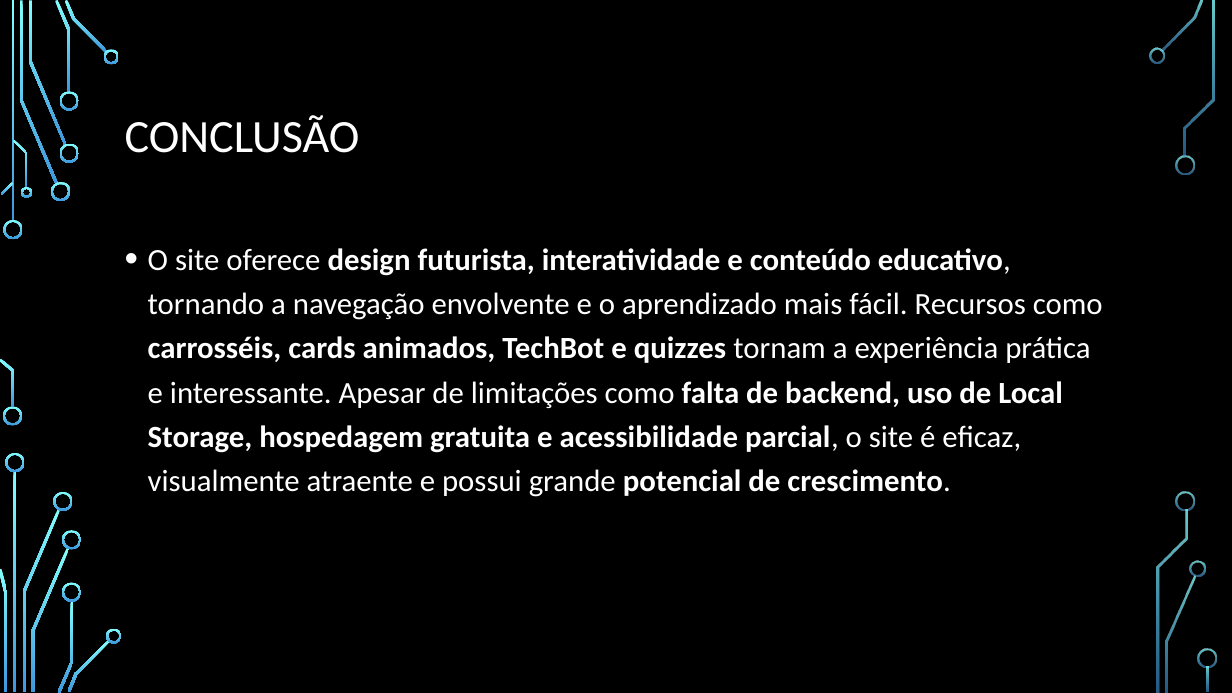
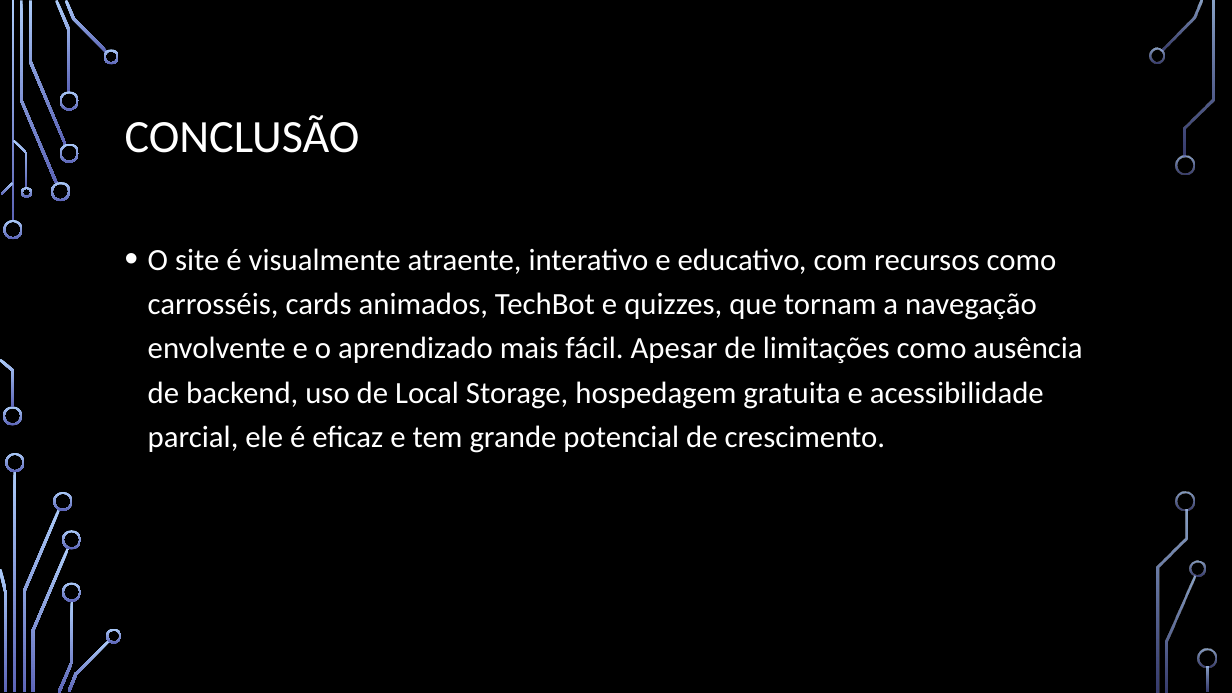
Before and after one commit to arseniosplaneinstein-code/Html-css-java-script, a slide deck: slide 14 of Material/Projecto de TLP/Apresentação/Robotica futurista.pptx. Drawn at 1232x693 pixels with LibreOffice and Linux fonts; fonts in the diff are those of the drawing; background and template pictures are left out. Boxes give left, top, right and bottom in pixels: in the first picture for what was removed or moved away, otherwise in the second. Text is boxed around its words. In the diff, an @@ line names an element or a change of style, - is before the commit and + after.

Commit message:
actualizei o meu site

```diff
--- a/Material/Projecto de TLP/Apresentação/Robotica futurista.pptx
+++ b/Material/Projecto de TLP/Apresentação/Robotica futurista.pptx
@@ fill gradient #82FFFF to #3D97DE to gradient #ACCBF9 to #5C64B7 in 36 elements at (4,220,23,239), (3,407,22,426), (20,1,57,184), (51,182,70,201), (29,1,66,145), (55,0,71,92), (59,143,79,163), (59,91,79,111), (65,0,107,54), (104,49,120,64), (1,182,14,195), (0,359,14,408), (13,140,28,188), (20,187,31,198), (14,471,17,692), (22,509,59,691), (6,453,25,472), (0,568,6,691), (54,492,73,511), (31,548,69,692), (57,601,73,693), (62,531,81,550), (62,582,81,602), (67,640,110,692), (106,628,122,643), (1161,0,1203,52), (1149,48,1165,64), (1176,155,1195,175), (1165,576,1196,692), (1190,561,1206,577), (1184,1,1214,157), (1177,492,1196,511), (1156,510,1188,692), (1198,649,1217,668), (1207,666,1210,692), (11,1,14,222) @@
@@ text at (148,248,1082,453): text changed @@
-• O site oferece design futurista, interatividade e conteúdo educativo, tornando a navegação envolvente e o aprendizado mais fácil. Recursos como carrosséis, cards animados, TechBot e quizzes tornam a experiência prática e interessante. Apesar de limitações como falta de backend, uso de Local Storage, hospedagem gratuita e acessibilidade parcial, o site é eficaz, visualmente atraente e possui grande potencial de crescimento.
+• O site é visualmente atraente, interativo e educativo, com recursos como carrosséis, cards animados, TechBot e quizzes, que tornam a navegação envolvente e o aprendizado mais fácil. Apesar de limitações como ausência de backend, uso de Local Storage, hospedagem gratuita e acessibilidade parcial, ele é eficaz e tem grande potencial de crescimento.
```
Also in this commit, not shown: 13 other slides changed, 1 slide added, 3 other files.
